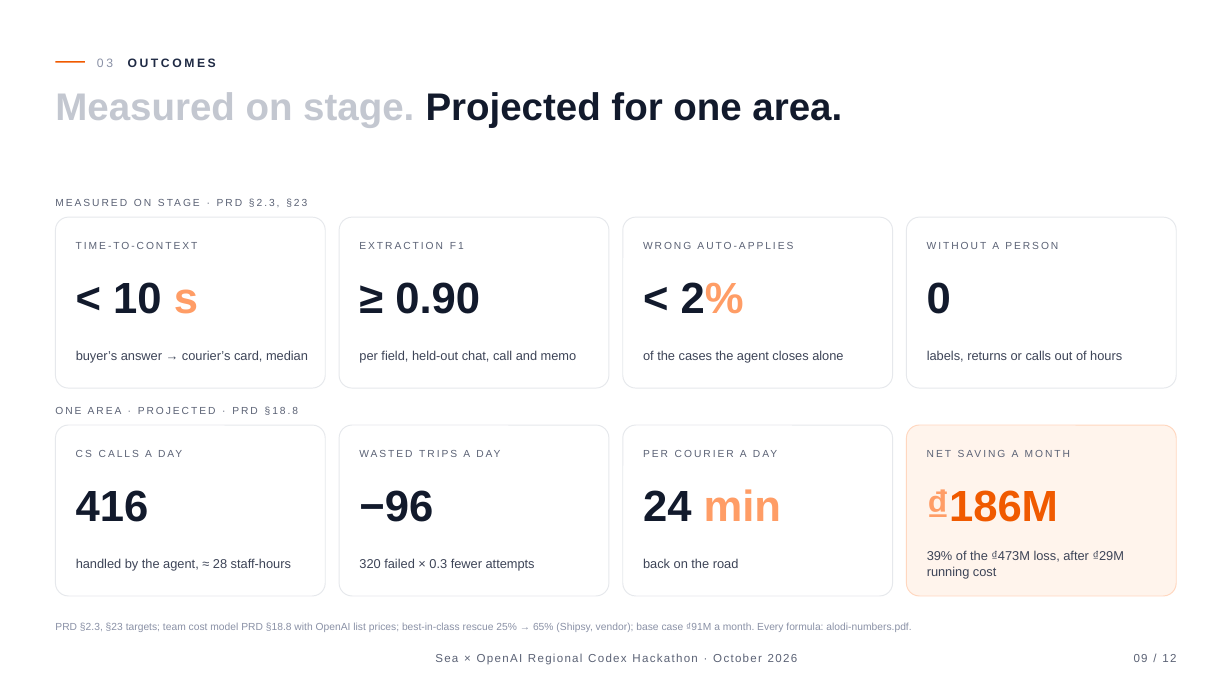
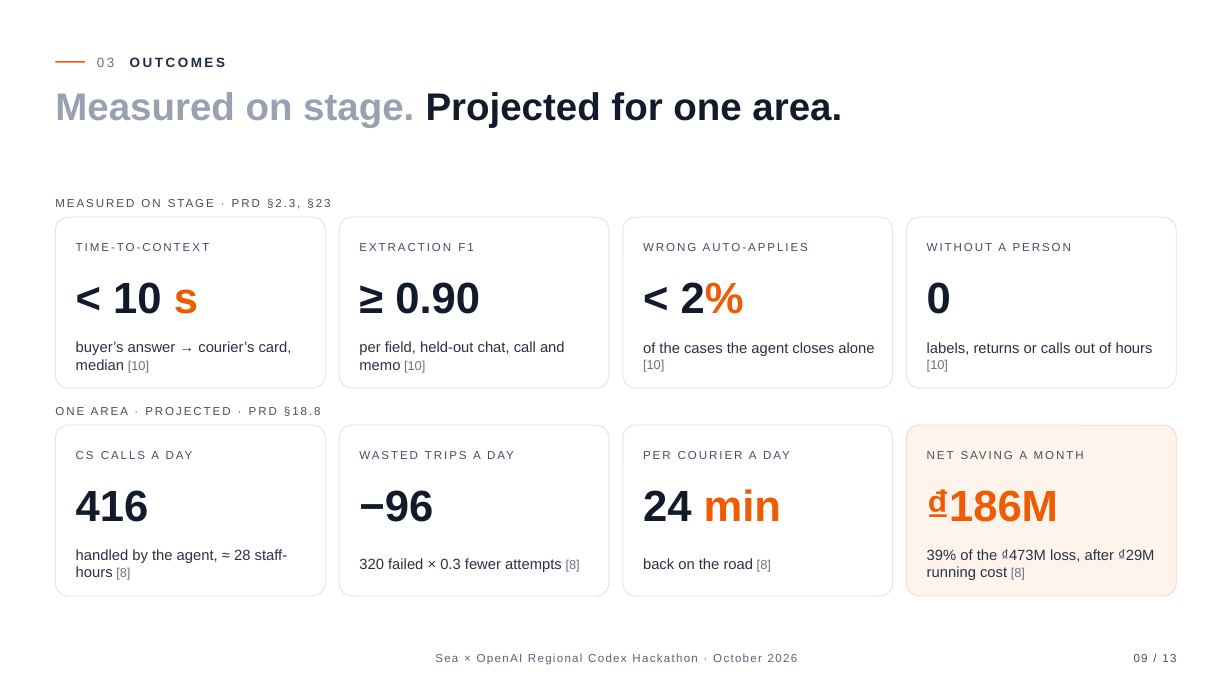
Before and after one commit to BennedictQuanTon/Alodi-Regional-Codex-Hackathon-2026, a slide deck: slide 9 of prep/01-pitch/Alodi-Pitch.pptx. Drawn at 1232x693 pixels with LibreOffice and Linux fonts; fonts in the diff are those of the drawing; background and template pictures are left out. Boxes give left, top, right and bottom in pixels: in the first picture for what was removed or moved away, otherwise in the second. Text is boxed around its words. In the diff, an @@ line names an element or a change of style, - is before the commit and + after.

Commit message:
deck: brand orange, stronger greys, larger body text, numbered references on a closing References slide

```diff
--- a/prep/01-pitch/Alodi-Pitch.pptx
+++ b/prep/01-pitch/Alodi-Pitch.pptx
@@ text "03 OUTCOMES" at box(97, 57, 225, 67): size 9.5 to 10.5 pt; text colour #8A91A6 to #6B7285 in "03" @@
@@ text "Measured on stage. Projected for ..." at box(426, 92, 842, 127): text colour #C3C7D0 to #98A0B2 in "Measured on stage." @@
@@ text "< 10 s" at box(113, 282, 198, 314): text colour #FF9D66 to #F05A00 in "s" @@
@@ text "< 2%" at box(681, 282, 744, 314): text colour #FF9D66 to #F05A00 in "2%" @@
@@ text at box(76, 341, 292, 372): text changed; size 10 to 11.5 pt; text colour #3D4457 to #2A3144 @@
-buyer’s answer → courier’s card, median
+buyer’s answer → courier’s card, median [10]
@@ text at box(359, 341, 565, 372): text changed; size 10 to 11.5 pt; text colour #3D4457 to #2A3144 @@
-per field, held-out chat, call and memo
+per field, held-out chat, call and memo [10]
@@ text at box(643, 342, 874, 372): text changed; size 10 to 11.5 pt; text colour #3D4457 to #2A3144 @@
-of the cases the agent closes alone
+of the cases the agent closes alone [10]
@@ text at box(927, 342, 1153, 372): text changed; size 10 to 11.5 pt; text colour #3D4457 to #2A3144 @@
-labels, returns or calls out of hours
+labels, returns or calls out of hours [10]
@@ outline #E6E8EC 0.75 pt to #E3E5EA 0.75 pt in 7 elements at box(55, 217, 325, 388), box(339, 217, 609, 388), box(623, 217, 893, 388), box(907, 217, 1177, 388), box(55, 425, 325, 596), box(339, 425, 609, 596), box(623, 425, 893, 596) @@
@@ size 8 to 9 pt, text colour #5B6275 to #464E62 in 10 elements at box(55, 92, 414, 207), box(55, 406, 321, 416), box(76, 243, 209, 251), box(359, 243, 473, 251), box(643, 243, 808, 251), box(927, 243, 1071, 251), box(111, 451, 119, 459), box(372, 451, 380, 459), box(359, 344, 481, 459), box(1019, 451, 1027, 459) @@
@@ text "24 min" at box(643, 489, 781, 521): text colour #FF9D66 to #F05A00 in "min" @@
@@ text "₫186M" at box(927, 489, 1058, 522): text colour #FF9D66 to #F05A00 in "₫186M" @@
@@ text at box(76, 549, 288, 580): text changed; size 10 to 11.5 pt; text colour #3D4457 to #2A3144 @@
-handled by the agent, ≈ 28 staff-hours
+handled by the agent, ≈ 28 staff-hours [8]
@@ text at box(359, 558, 580, 572): text changed; size 10 to 11.5 pt; text colour #3D4457 to #2A3144 @@
-320 failed × 0.3 fewer attempts
+320 failed × 0.3 fewer attempts [8]
@@ text at box(643, 558, 771, 571): text changed; size 10 to 11.5 pt; text colour #3D4457 to #2A3144 @@
-back on the road
+back on the road [8]
@@ text at box(927, 549, 1154, 580): text changed; size 10 to 11.5 pt; text colour #3D4457 to #2A3144 @@
-39% of the ₫473M loss, after ₫29M running cost
+39% of the ₫473M loss, after ₫29M running cost [8]
@@ text removed at box(126, 622, 911, 632) @@
-PRD §2.3, §23 targets; team cost model PRD §18.8 with OpenAI list prices; best-in-class rescue 25% → 65% (Shipsy, vendor); base case ₫91M a month. Every formula: alodi-numbers.pdf.
@@ text at box(1134, 654, 1176, 662): text changed; text colour #5B6275 to #464E62 @@
-09 / 12
+09 / 13
```
Also in this commit, not shown: 11 other slides changed, 1 slide added, 2 other files.
